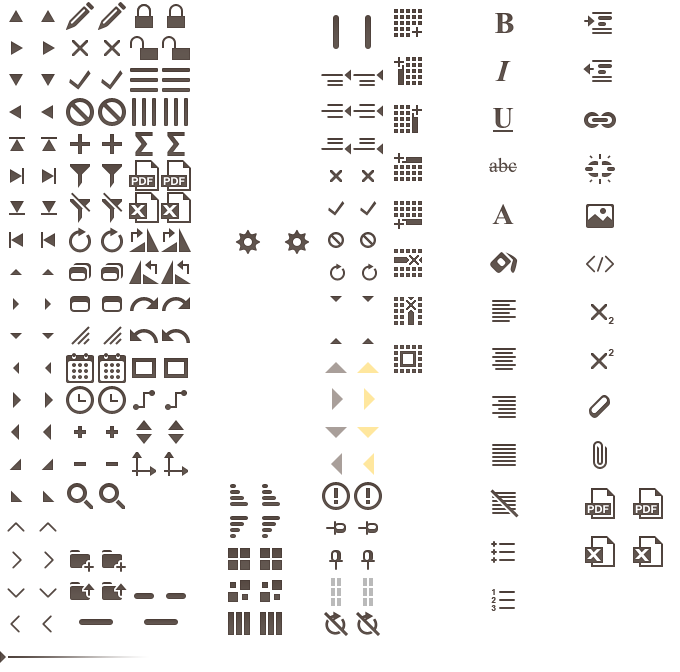
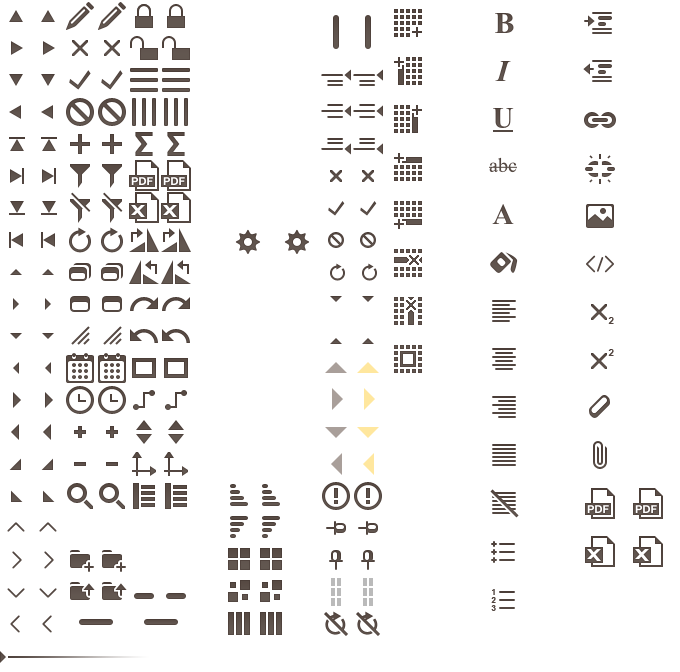
Layered file, before and after one edit (w=680, h=672). Changes by layer:
added layer "sidebar-toggle hover" above "sidebar-toggle" over [165, 483, 187, 509]
added layer "sidebar-toggle" above "dimension hover" over [133, 483, 155, 509]
